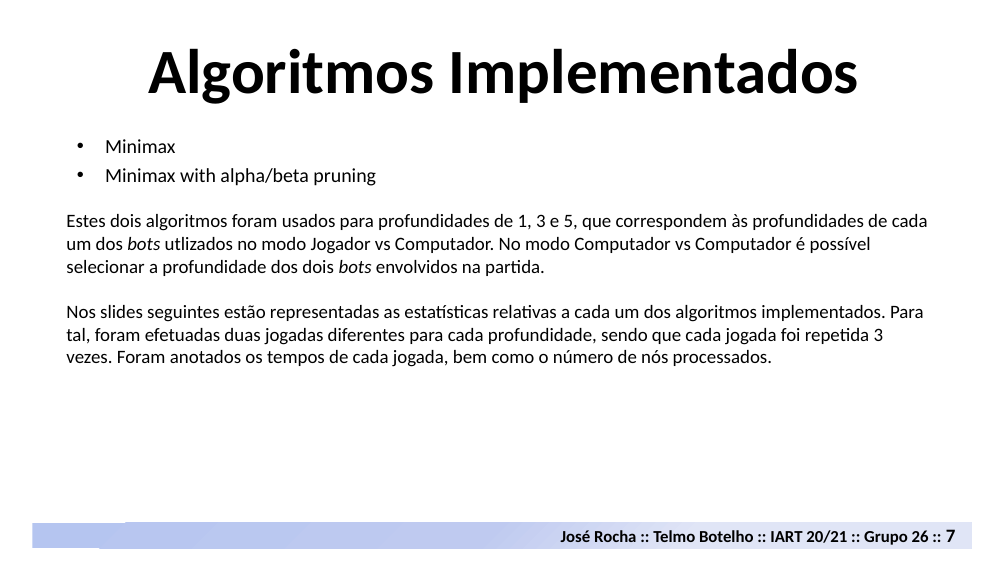
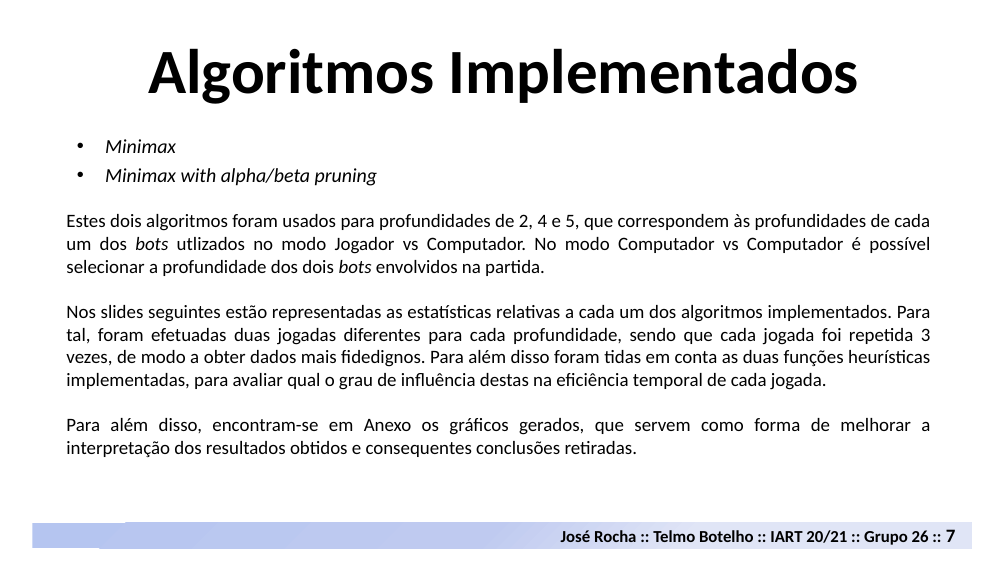
Before and after one commit to davidrocha9/FEUP-IART, a slide deck: slide 7 of Proj1/doc/Neutreeko.pptx. Drawn at 1008x567 pixels with LibreOffice and Linux fonts; fonts in the diff are those of the drawing. Boxes give left, top, right and bottom in pixels: in the first picture for what was removed or moved away, otherwise in the second. Text is boxed around its words. In the diff, an @@ line names an element or a change of style, - is before the commit and + after.

```diff
--- a/Proj1/doc/Neutreeko.pptx
+++ b/Proj1/doc/Neutreeko.pptx
@@ text "Minimax" at bbox=[105, 139, 378, 186]: italic on @@
@@ text at bbox=[66, 214, 931, 457]: text changed @@
-Estes dois algoritmos foram usados para profundidades de 1, 3 e 5, que correspondem às profundidades de cada um dos bots utlizados no modo Jogador vs Computador. No modo Computador vs Computador é possível selecionar a profundidade dos dois bots envolvidos na partida.
-Nos slides seguintes estão representadas as estatísticas relativas a cada um dos algoritmos implementados. Para tal, foram efetuadas duas jogadas diferentes para cada profundidade, sendo que cada jogada foi repetida 3 vezes. Foram anotados os tempos de cada jogada, bem como o número de nós processados.
+Estes dois algoritmos foram usados para profundidades de 2, 4 e 5, que correspondem às profundidades de cada um dos bots utlizados no modo Jogador vs Computador. No modo Computador vs Computador é possível selecionar a profundidade dos dois bots envolvidos na partida.
+Nos slides seguintes estão representadas as estatísticas relativas a cada um dos algoritmos implementados. Para tal, foram efetuadas duas jogadas diferentes para cada profundidade, sendo que cada jogada foi repetida 3 vezes, de modo a obter dados mais fidedignos. Para além disso foram tidas em conta as duas funções heurísticas implementadas, para avaliar qual o grau de influência destas na eficiência temporal de cada jogada.
+Para além disso, encontram-se em Anexo os gráficos gerados, que servem como forma de melhorar a interpretação dos resultados obtidos e consequentes conclusões retiradas.
```
Also in this commit, not shown: 4 other slides changed, 7 other files.
